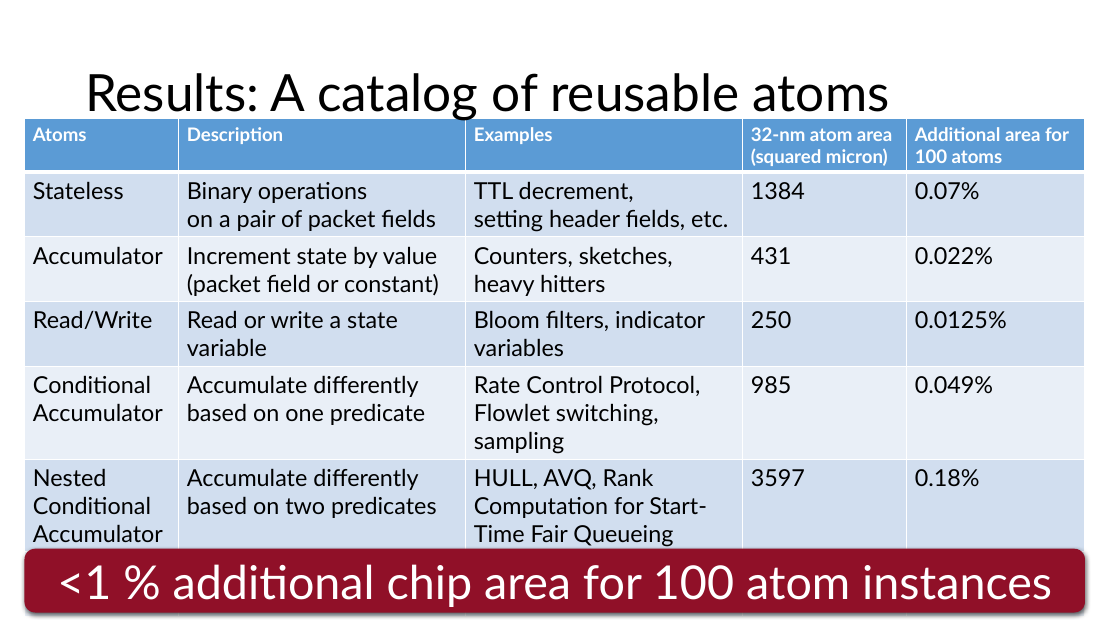
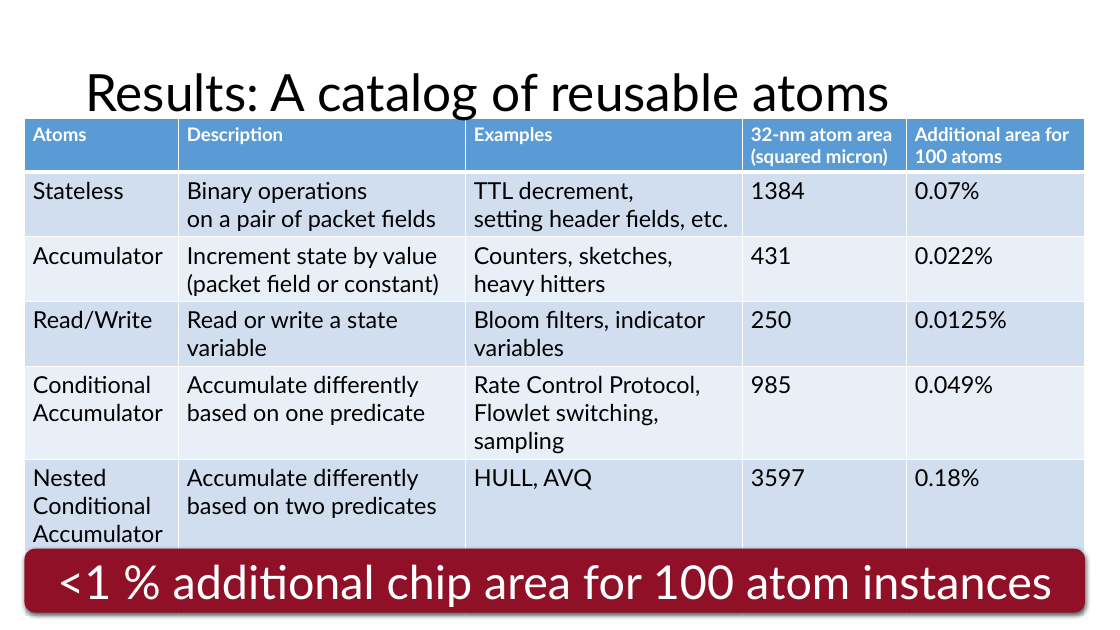
Before and after one commit to anirudhSK/pifo-domino-marple-ppts, a slide deck: slide 26 of combined_domino_pifo.pptx. Drawn at 1120x630 pixels with LibreOffice and Linux fonts; fonts in the diff are those of the drawing. Boxes give left, top, right and bottom in pixels: in the first picture for what was removed or moved away, otherwise in the second. Text is boxed around its words. In the diff, an @@ line names an element or a change of style, - is before the commit and + after.

```diff
--- a/combined_domino_pifo.pptx
+++ b/combined_domino_pifo.pptx
@@ table at [24,119,1086,615] @@
-row 6, column 3: HULL, AVQ, Rank Computation for Start-Time Fair Queueing
+row 6, column 3: HULL, AVQ
```
Also in this commit, not shown: 2 other slides changed.
